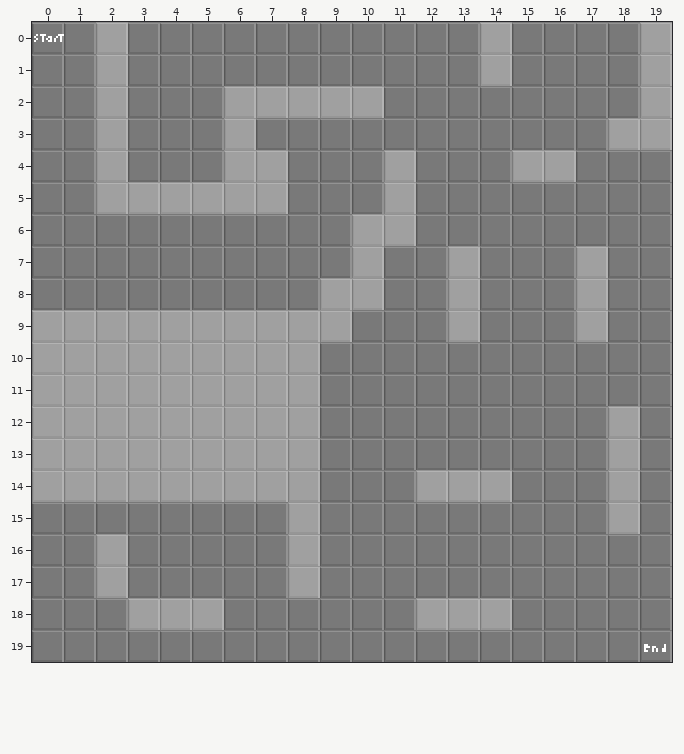
Level history. Tiled map: Assets/tiled/template.tmx. The picture above is the old version.
Cells are 16x16 px. Shown: x 0..19, y 0..19.
The same view after the edit:
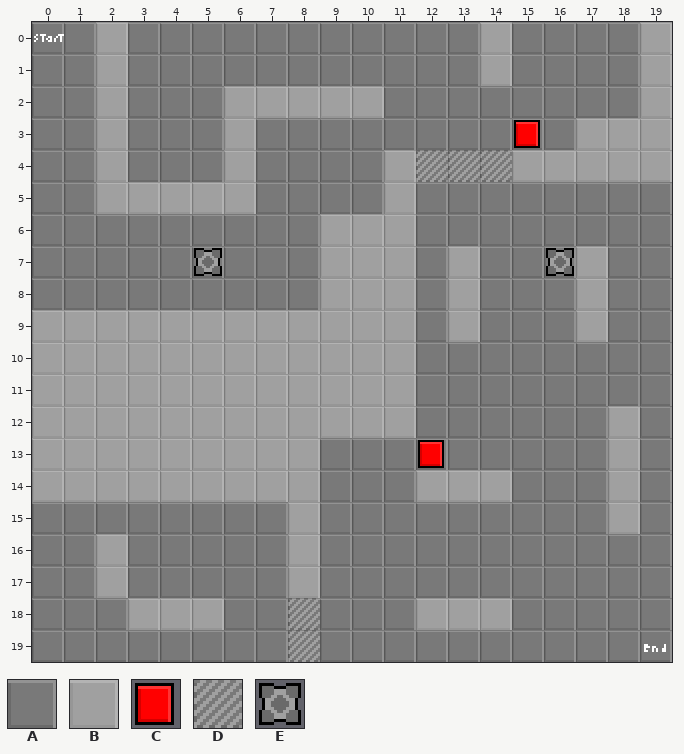
Key: from "tilemap": A 0, B 1, C 4, D 5, E 6.
_ is an empty cell, . an unchanged one.
Objects are placed by their top-left corner, in cells (3,4 is the top-left corner of cell 3,4); size is 1x1 cell unless given.
From the commit log: New template with buttons and crates.
The exact change:
--- layer "Tile Layer 1"
@@ x 7..19 @@
- 3 ..........A..
- 4 B.........AAA
- 5 B............
- 6 ..A..........
- 7 ..A.A........
- 8 ....A........
- 9 ...AA........
-10 ..AAA........
-11 ..AAA........
-12 ..AAA........
+ 3 ..........B..
+ 4 A.........BBB
+ 5 A............
+ 6 ..B..........
+ 7 ..B.B........
+ 8 ....B........
+ 9 ...BB........
+10 ..BBB........
+11 ..BBB........
+12 ..BBB........
--- layer "objects" (added)
+C "button 1" at 15,3
+D "wall 1" at 14,4
+D "wall 1" at 13,4
+D "wall 1" at 12,4
+E "cube" at 5,7
+E "cube" at 16,7
+C "button 2" at 12,13
+D "wall 2" at 8,18
+D "wall 2" at 8,19
